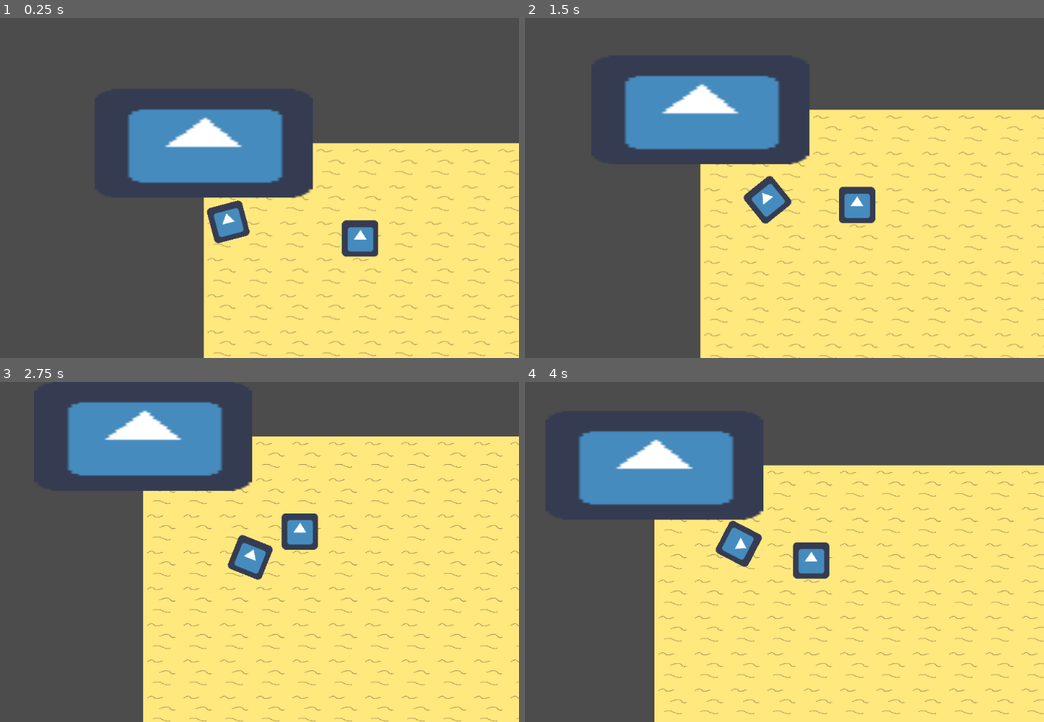
Above: before the commit, frames 1-4 (two rows, left to right).
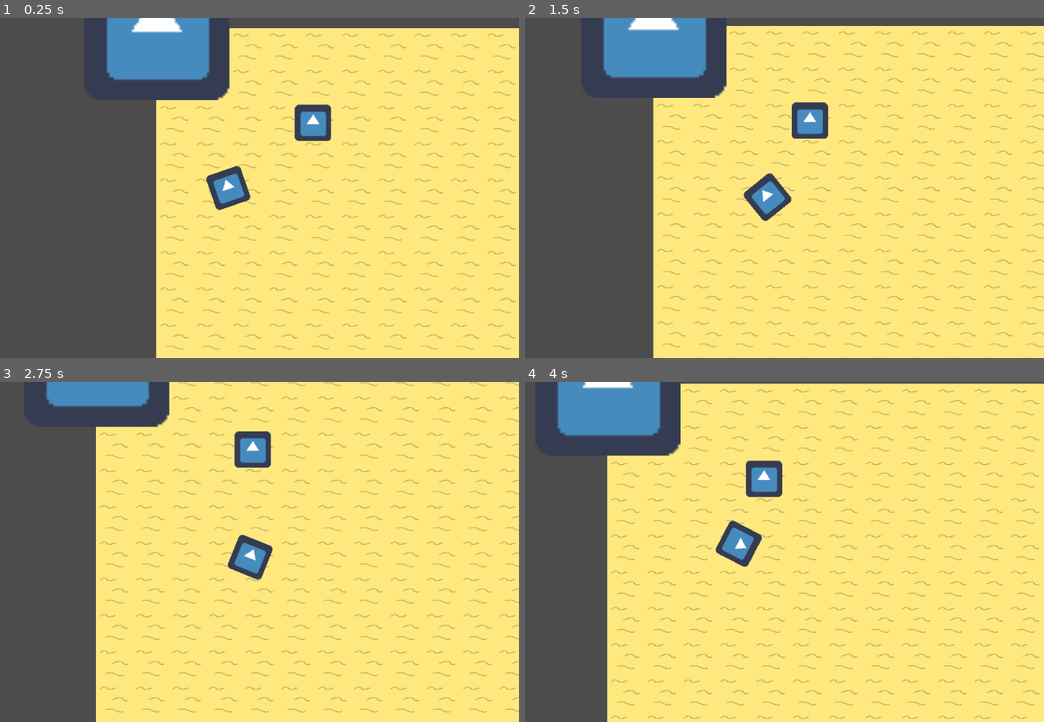
Above: after the commit, the same moments.

Repository: JortvD/ld49
Game: Godot game, scene res://scenes/MainScene.tscn
The game is run twice, just before and just after one commit, with the same random seed, the same clock (stepped at 60 frames per second) and the same inputs. The engine's default icon, where the game draws it, is replaced by a stand-in: a white triangle on a blue panel in a dark square.
Inputs (mouse positions are in pixels of both pictures, inside the frame that each line leads up to):
- Up to frame 1 (0.25 s): no input
- Up to frame 2 (1.5 s): move the mouse to (883, 171) at 0.52 s; hold Right (ui_right) 0.53-1.28 s; move the mouse to (639, 205) at 1.27 s; hold Down (ui_down) from 1.28 s (still down)
- Up to frame 3 (2.75 s): move the mouse to (285, 477) at 2.02 s; release Down (ui_down) at 2.03 s; hold Right (ui_right) from 2.03 s (still down)
- Up to frame 4 (4 s): move the mouse to (722, 620) at 2.77 s; release Right (ui_right) at 2.78 s; hold Up (ui_up) 2.78-3.53 s; move the mouse to (929, 603) at 3.52 s; hold Left (ui_left) from 3.53 s (still down)

The runs differ from the first frame. In frame 1, 39% of the frame differs, in the area x 20-100%, y 0-100%; in frame 2, 36%; in frame 3, 30%; in frame 4, 37%.

Commit message:
Add more building work

Diff:
--- a/building/Building.gd
+++ b/building/Building.gd
@@ -1,8 +1,17 @@
 extends Node2D
 
 export(Texture) var texture
+export(Vector2) var entrance_location
+export(Vector2) var entrance_shape
 
 func _ready():
 	$Sprite.texture = texture
 	var size = texture.get_size() / 2
 	$StaticBody2D/CollisionShape2D.shape.extents = size
+	$Area2D.position = entrance_location
+	$Area2D/CollisionShape2D.shape.extents = entrance_shape
+
+
+func _on_Area2D_body_entered(body):
+	if body.name == "Player":
+		print("test")
--- a/building/Building.tscn
+++ b/building/Building.tscn
@@ -1,9 +1,12 @@
-[gd_scene load_steps=4 format=2]
+[gd_scene load_steps=5 format=2]
 
 [ext_resource path="res://building/Building.gd" type="Script" id=1]
 [ext_resource path="res://icon.png" type="Texture" id=2]
 
 [sub_resource type="RectangleShape2D" id=1]
+
+[sub_resource type="RectangleShape2D" id=2]
+extents = Vector2( 10, 4.75392 )
 
 [node name="Building" type="Node2D"]
 script = ExtResource( 1 )
@@ -15,3 +18,10 @@
 
 [node name="CollisionShape2D" type="CollisionShape2D" parent="StaticBody2D"]
 shape = SubResource( 1 )
+
+[node name="Area2D" type="Area2D" parent="."]
+
+[node name="CollisionShape2D" type="CollisionShape2D" parent="Area2D"]
+shape = SubResource( 2 )
+
+[connection signal="body_entered" from="Area2D" to="." method="_on_Area2D_body_entered"]
--- a/scenes/MainScene.tscn
+++ b/scenes/MainScene.tscn
@@ -8,9 +8,9 @@
 [ext_resource path="res://building/Building.tscn" type="PackedScene" id=6]
 
 [sub_resource type="NavigationPolygon" id=1]
-vertices = PoolVector2Array( -232, -224, 105.1, -243.29, 86.2228, -149.847, -204.49, -134.745, -384, 104, -211.098, 99.336, -152, 256, 56, 264, 186.273, 86.1218, 134.361, 210.713, 228.748, -180.995, 523.237, -174.388, 432, 240, 160, 232 )
-polygons = [ PoolIntArray( 0, 1, 2, 3 ), PoolIntArray( 4, 0, 3, 5 ), PoolIntArray( 6, 4, 5 ), PoolIntArray( 7, 6, 5, 8, 9 ), PoolIntArray( 10, 11, 12, 8 ), PoolIntArray( 8, 12, 13, 9 ) ]
-outlines = [ PoolVector2Array( 134.361, 210.713, 160, 232, 432, 240, 523.237, -174.388, 228.748, -180.995, 186.273, 86.1218, -211.098, 99.336, -204.49, -134.745, 86.2228, -149.847, 105.1, -243.29, -232, -224, -384, 104, -152, 256, 56, 264 ) ]
+vertices = PoolVector2Array( -232, -224, 105.1, -243.29, 90.9422, -162.117, -150.69, -153.622, -384, 104, -145.97, 116.326, -152, 256, 129.641, 118.214, 129.641, -171.556, 523.237, -174.388, 432, 240, 160, 232, 134.361, 210.713, 56, 264 )
+polygons = [ PoolIntArray( 0, 1, 2, 3 ), PoolIntArray( 4, 0, 3, 5, 6 ), PoolIntArray( 7, 8, 9, 10, 11, 12 ), PoolIntArray( 13, 6, 5, 7, 12 ) ]
+outlines = [ PoolVector2Array( 134.361, 210.713, 160, 232, 432, 240, 523.237, -174.388, 129.641, -171.556, 129.641, 118.214, -145.97, 116.326, -150.69, -153.622, 90.9422, -162.117, 105.1, -243.29, -232, -224, -384, 104, -152, 256, 56, 264 ) ]
 
 [node name="MainScene" type="Node2D"]
 script = ExtResource( 4 )
@@ -18,7 +18,7 @@
 [node name="World" parent="." instance=ExtResource( 1 )]
 
 [node name="Player" parent="." instance=ExtResource( 2 )]
-position = Vector2( 43.4438, 39.8138 )
+position = Vector2( 126.504, 282.362 )
 
 [node name="NPC" type="Sprite" parent="."]
 position = Vector2( 275.896, 167.678 )
@@ -38,5 +38,8 @@
 [node name="Buildings" type="Node2D" parent="."]
 
 [node name="Building" parent="Buildings" instance=ExtResource( 6 )]
-scale = Vector2( 6, 3 )
+position = Vector2( 0.943848, -0.943863 )
+scale = Vector2( 4, 4 )
 texture = ExtResource( 5 )
+entrance_location = Vector2( 0, 35 )
+entrance_shape = Vector2( 10, 5 )
